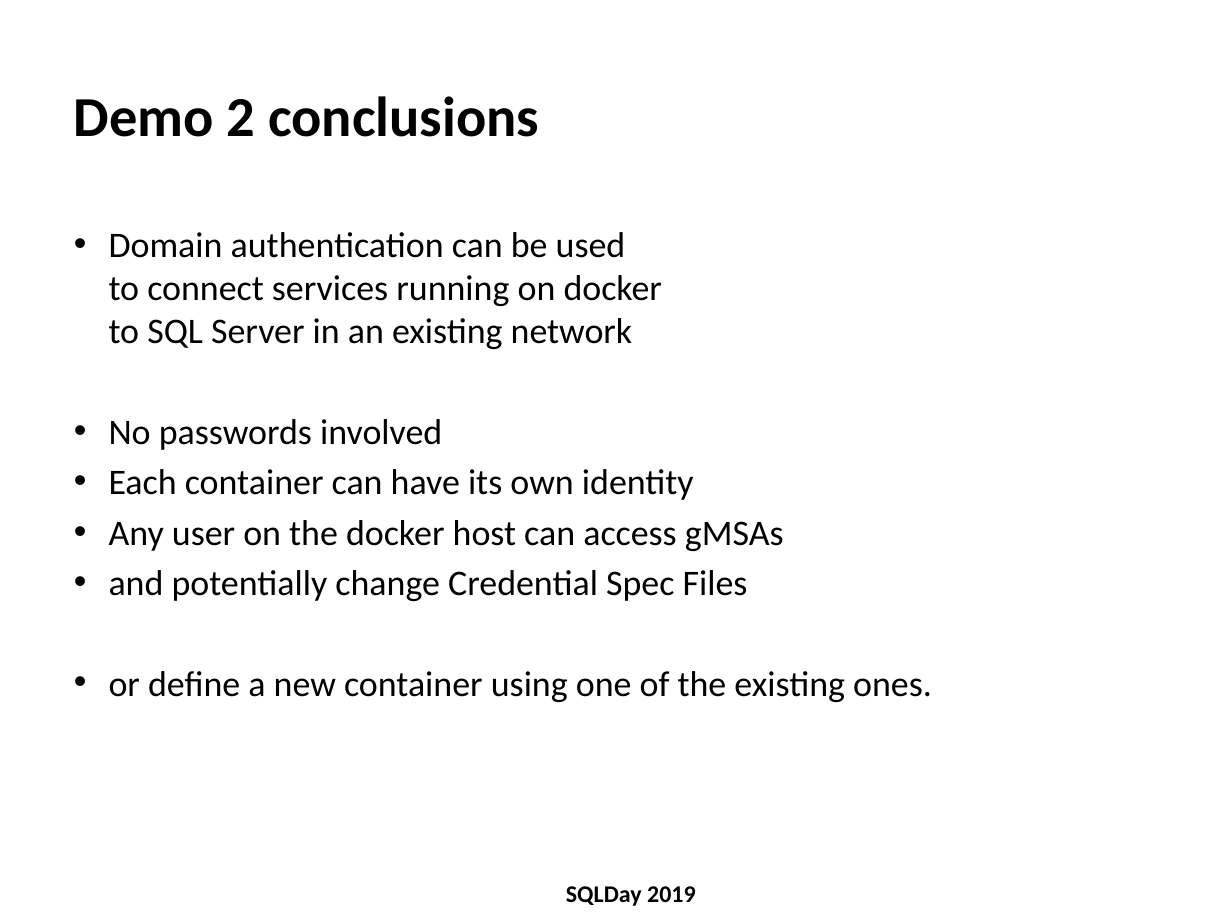
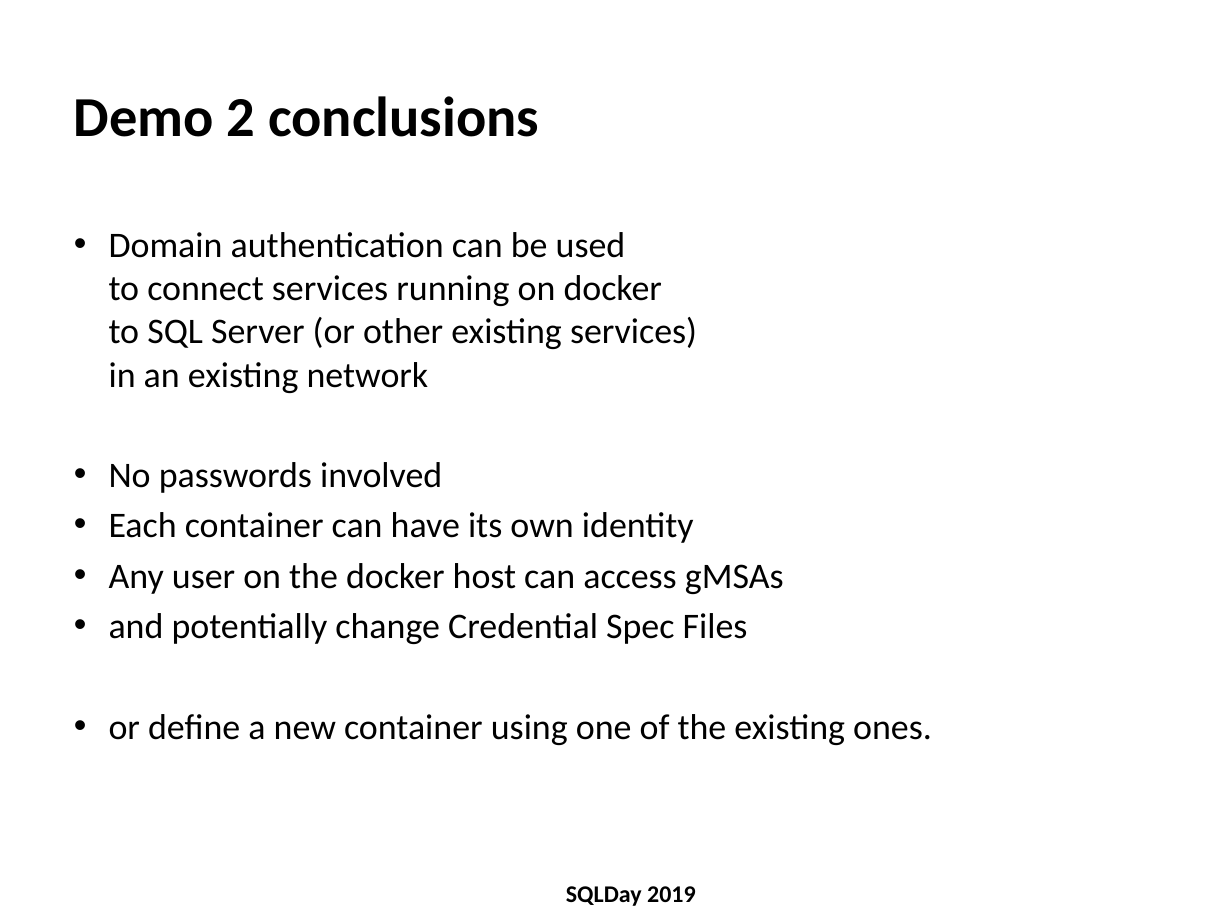
Before and after one commit to michalporeba/sharing, a slide deck: slide 36 of dbas-docker-guide/dbas-docker-guide v1.pptx (slide 33 before the commit). Drawn at 1232x924 pixels with LibreOffice and Linux fonts; fonts in the diff are those of the drawing; background and template pictures are left out. Boxes give left, top, right and bottom in pixels: in the first picture for what was removed or moved away, otherwise in the second. Text is boxed around its words. In the diff, an @@ line names an element or a change of style, - is before the commit and + after.

```diff
--- a/dbas-docker-guide/dbas-docker-guide v1.pptx
+++ b/dbas-docker-guide/dbas-docker-guide v1.pptx
@@ text at (109, 232, 697, 393): text changed @@
-• Domain authentication can be used
-  to connect services running on docker
-  to SQL Server in an existing network
+• Domain authentication can be used
+  to connect services running on docker
+  to SQL Server (or other existing services)
+  in an existing network
```
Also in this commit, not shown: 15 other slides changed, 7 slides added, 1 other file.
